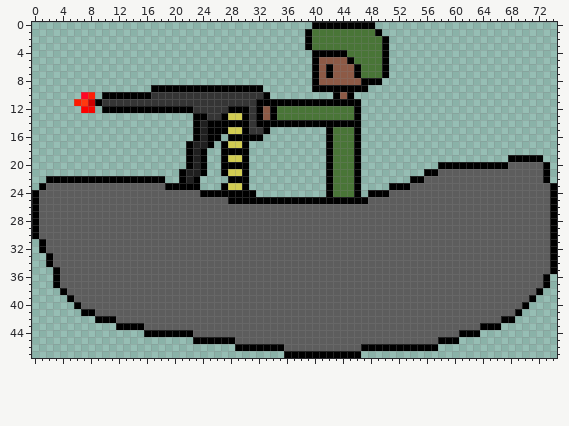
Sprite sheet -- GameOver/Assets/Scenes/Sea/EnemyBoatShoot.png. The picture above is the old version.
The file is 75x48 pixels.
The same view after the edit:
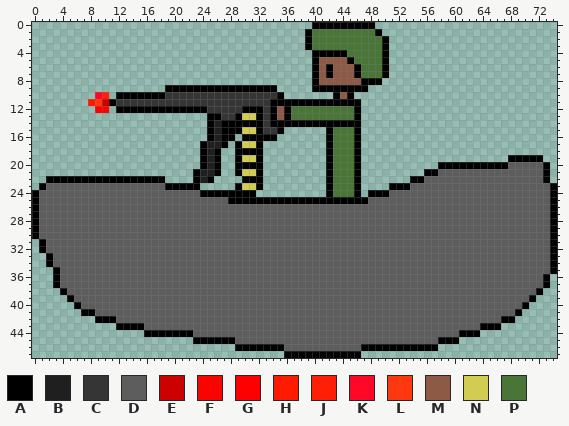
Palette (. is transparent): A #000000  B #1f1f1f  C #353535  D #5d5d5d  E #cc0000  F #f80500  G #ff0000  H #ff1b00  J #ff1e06  K #ff0726  L #ff380f  M #8d5a46  N #d2cd52  P #497537
The commit says: Improve shooting animation
Change:
@@ x 4..38 @@
  8 ...................................
- 9 .............AAAAAAAAAAAAAAAA......
-10 ...KJ.AAAAAAACCCCCCCCCCCCCCCCA.....
-11 ..HLEACCCCCCCCCCCCCCCCCCCCCCAAAAAAA
-12 ...GF.AAAAAAAAAAAAACCCCCAAACAMAPPPP
-13 ...................AACCANNACAMAPPPP
-14 ...................ABAAAAAACAAAAAAA
-15 ...................ABAAANNACCA.....
-16 ...................ABAA.AAAAA......
-17 ..................ABBA.ANNA........
-18 ..................ABA..AAAA........
-19 ..................ABA..ANNA........
-20 ..................ABA..AAAA........
-21 .................ABBA..ANNA........
-22 AAAAAAAAAAAAAAA..ABA....AAA........
-23 DDDDDDDDDDDDDDDAAAAA...ANNA........
+ 9 ...............AAAAAAAAAAAAAAAA....
+10 .....KJ.AAAAAAACCCCCCCCCCCCCCCCA...
+11 ....HLEACCCCCCCCCCCCCCCCCCCCCCAAAAA
+12 .....GF.AAAAAAAAAAAAACCCCCAAACAMAPP
+13 .....................AACCANNACAMAPP
+14 .....................ABAAAAAACAAAAA
+15 .....................ABAAANNACCA...
+16 .....................ABAA.AAAAA....
+17 ....................ABBA.ANNA......
+18 ....................ABA..AAAA......
+19 ....................ABA..ANNA......
+20 ....................ABA..AAAA......
+21 ...................ABBA..ANNA......
+22 AAAAAAAAAAAAAAA....ABA....AAA......
+23 DDDDDDDDDDDDDDDAAAAA.....ANNA......
 24 DDDDDDDDDDDDDDDDDDDDAAAAAAAA.......
Pixel boxes of the changes (left, top, right, bottom) in both pictures:
changed: (151, 85, 291, 190)
changed: (74, 92, 116, 113)
